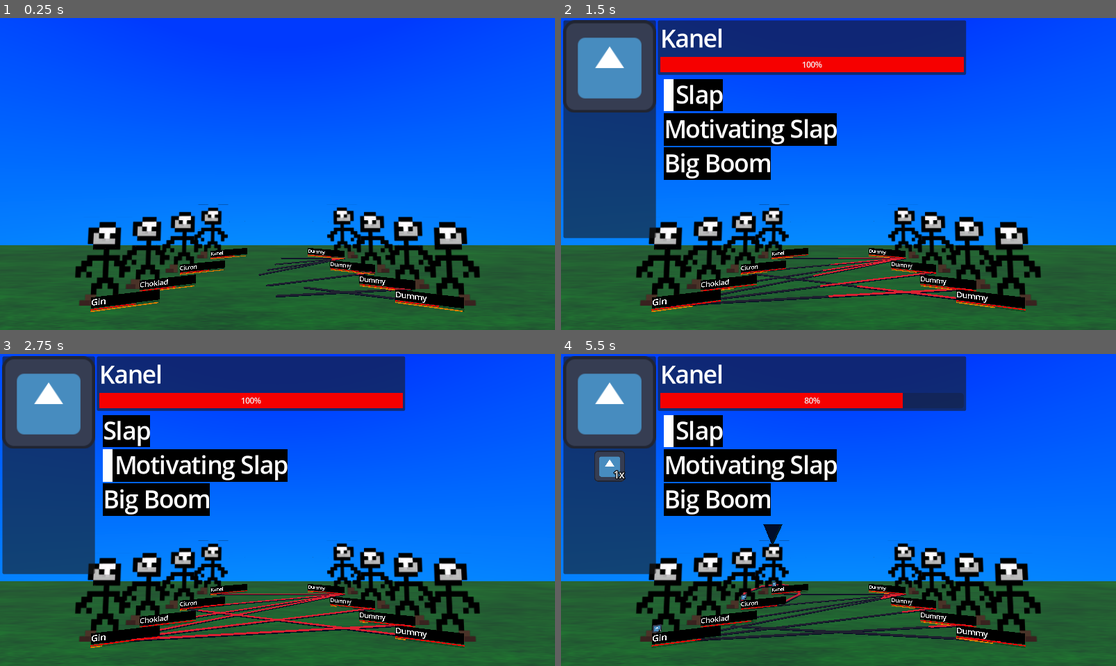
Above: before the commit, frames 1-4 (two rows, left to right).
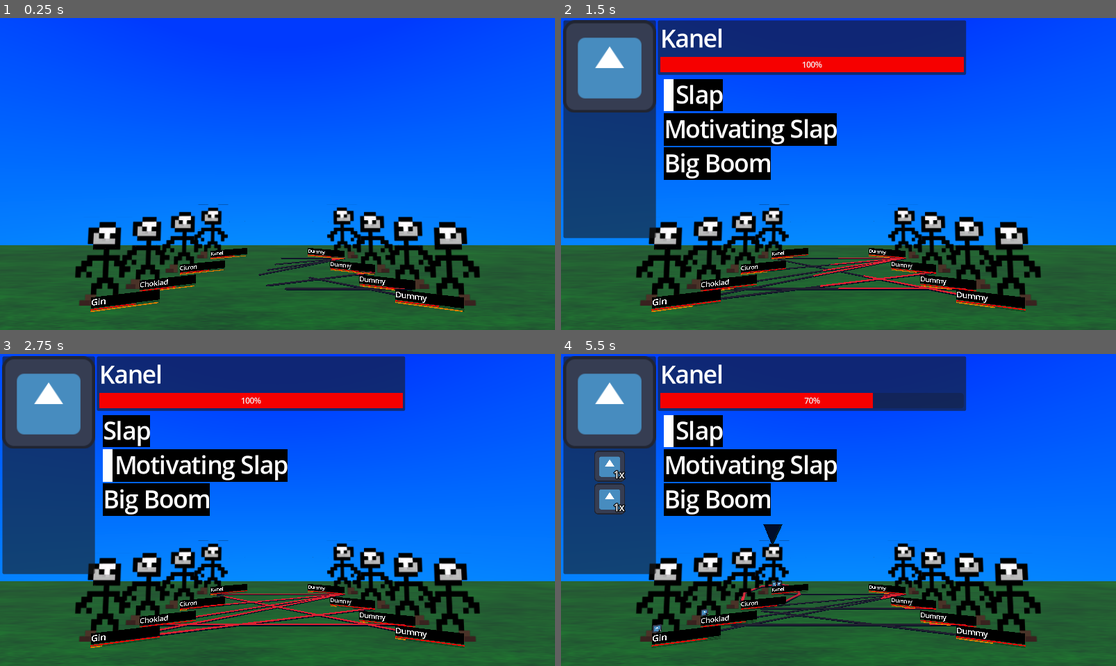
Above: after the commit, the same moments.

Repository: izzyn/MultiplayerCombatDemo
Game: Godot game, scene res://main.tscn
The game is run twice, just before and just after one commit, with the same random seed, the same clock (stepped at 60 frames per second) and the same inputs. The engine's default icon, where the game draws it, is replaced by a stand-in: a white triangle on a blue panel in a dark square.
Inputs:
- Up to frame 1 (0.25 s): no input
- Up to frame 2 (1.5 s): tap Enter (Confirm) at 0.5, 1.35 s; hold Down (NavigateUp) 0.53-1.28 s; hold Enter (Confirm) 0.53-1.28 s; hold Up (NavigateDown) from 1.28 s (still down)
- Up to frame 3 (2.75 s): release Up (NavigateDown) at 2.03 s; hold Down (NavigateUp) from 2.03 s (still down); hold Enter (Confirm) from 2.03 s (still down)
- Up to frame 4 (5.5 s): release Enter (Confirm) at 2.78 s; tap Enter (Confirm) at 2.85, 4.35 s; release Down (NavigateUp) at 3.53 s; hold Enter (Confirm) 3.53-4.28 s; hold Up (NavigateDown) from 3.53 s (still down); hold Enter (Confirm) from 5.03 s (still down)

The runs differ from the first frame. In frame 1, 0.4% of the frame differs, in the area x 49-82%, y 77-93%; in frame 2, 1.1%; in frame 3, 1.1%; in frame 4, 2.4%, in the area x 6-82%, y 12-93%.

Commit message:
Added a helper class for weighted lists

Diff:
--- a/AttackData.gd
+++ b/AttackData.gd
@@ -77,7 +77,10 @@
 		total_effects.append_array(effects)
 		for status in user._statuses:
 			if status.additional_effect:
-				total_effects.append_array(status.additional_effect)
+				for effect in status.additional_effect:
+					if target in effect.condition.eval(user, [target]):
+						total_effects.append_array(effect.effects)
+
 		for effect in total_effects:
 			print(effectiveness_dict[target])
 			effect.enact(user, target, effectiveness_dict[target], caller)
--- a/CharacterSprite.gd
+++ b/CharacterSprite.gd
@@ -69,6 +69,7 @@
 	for taregets_left in range(picked_attack.target_amount):
 		var highest_weight_target = -1
 		var picked_target : CharacterData
+		var weight_list = []
 		for target in possible_targets:
 			#Ensures the enemy tries to not kill itself or its allies :p
 			var hostility_factor = 1
@@ -76,11 +77,9 @@
 				hostility_factor = 0.01
 			elif target.team == character.team and picked_attack.type != picked_attack.Type.Buff:
 				hostility_factor = 0.01
-			var weight = target.targetability_factor * rng.randf_range(1,1.5) * hostility_factor
-			if weight > highest_weight_target:
-				highest_weight_target = weight
-				picked_target = target
-		intent_targets.append(picked_target)
+			var weight = target.targetability_factor * hostility_factor
+			weight_list.append([weight, target])
+		intent_targets.append(Helper.random_list_get(weight_list))
 		if !picked_attack.can_target_multiple_times:
 			possible_targets.erase(picked_target)
 
--- /dev/null
+++ b/helper.gd
@@ -0,0 +1,18 @@
+extends Node
+
+var rng = RandomNumberGenerator.new()
+
+func random_list_get(list : Array):
+	var sum = 0
+	for weight in list:
+		sum += weight[0]
+
+	var randomnr = rng.randf_range(0, sum)
+	var psum = 0
+
+	for weight in range(len(list)):
+		psum += list[weight][0]
+		if (psum > randomnr):
+			return list[weight][1]
+	return list[len(list)-1][1]
+	pass
--- a/main.tscn
+++ b/main.tscn
@@ -544,6 +544,42 @@
 modifiers = Array[ExtResource("7_2cqfq")]([SubResource("Resource_kq58d")])
 metadata/_custom_type_script = "uid://dev3bbs8234ul"
 
+[sub_resource type="Resource" id="Resource_5yh34"]
+script = ExtResource("9_efxa6")
+can_target_dead = false
+inverted = true
+metadata/_custom_type_script = "uid://xspn7atwwsb3"
+
+[sub_resource type="Resource" id="Resource_pjuso"]
+script = ExtResource("7_2cqfq")
+filter = SubResource("Resource_5yh34")
+value = 0.0
+type = 0
+metadata/_custom_type_script = "uid://df3a3xyxvoio3"
+
+[sub_resource type="Resource" id="Resource_23xmf"]
+script = ExtResource("15_ryguw")
+can_target_dead = false
+inverted = false
+metadata/_custom_type_script = "uid://p5ifm2jhmsds"
+
+[sub_resource type="Resource" id="Resource_swlj1"]
+script = ExtResource("2_5vw27")
+id = "rage"
+name = "rage"
+type = 0
+stat = 0
+base_ai_weight = 10.0
+hits_all = false
+can_target_multiple_times = false
+cooldown = 5.0
+target_amount = 1
+target_filter = SubResource("Resource_23xmf")
+scale_stats = Array[ExtResource("7_vivmo")]([])
+effects = Array[ExtResource("3_kek77")]([])
+modifiers = Array[ExtResource("7_2cqfq")]([SubResource("Resource_pjuso")])
+metadata/_custom_type_script = "uid://dev3bbs8234ul"
+
 [sub_resource type="Resource" id="Resource_xuqvo"]
 script = ExtResource("6_dg77c")
 value = 100.0
@@ -574,7 +610,7 @@
 normal_attack = SubResource("Resource_qsp4k")
 speed = SubResource("Resource_jq2sk")
 targetability_factor = 1.0
-attacks = Array[ExtResource("2_5vw27")]([SubResource("Resource_c2n8d")])
+attacks = Array[ExtResource("2_5vw27")]([SubResource("Resource_c2n8d"), SubResource("Resource_swlj1")])
 metadata/_custom_type_script = "uid://nf1cqa55mvbc"
 
 [sub_resource type="Resource" id="Resource_facbu"]
--- a/project.godot
+++ b/project.godot
@@ -18,6 +18,7 @@
 [autoload]
 
 GlobalData="*res://global_Data.tscn"
+Helper="*res://helper.gd"
 
 [gui]
 
Not shown, added: helper.gd.uid
Not shown: 1 places in main.tscn that only renumber resources
